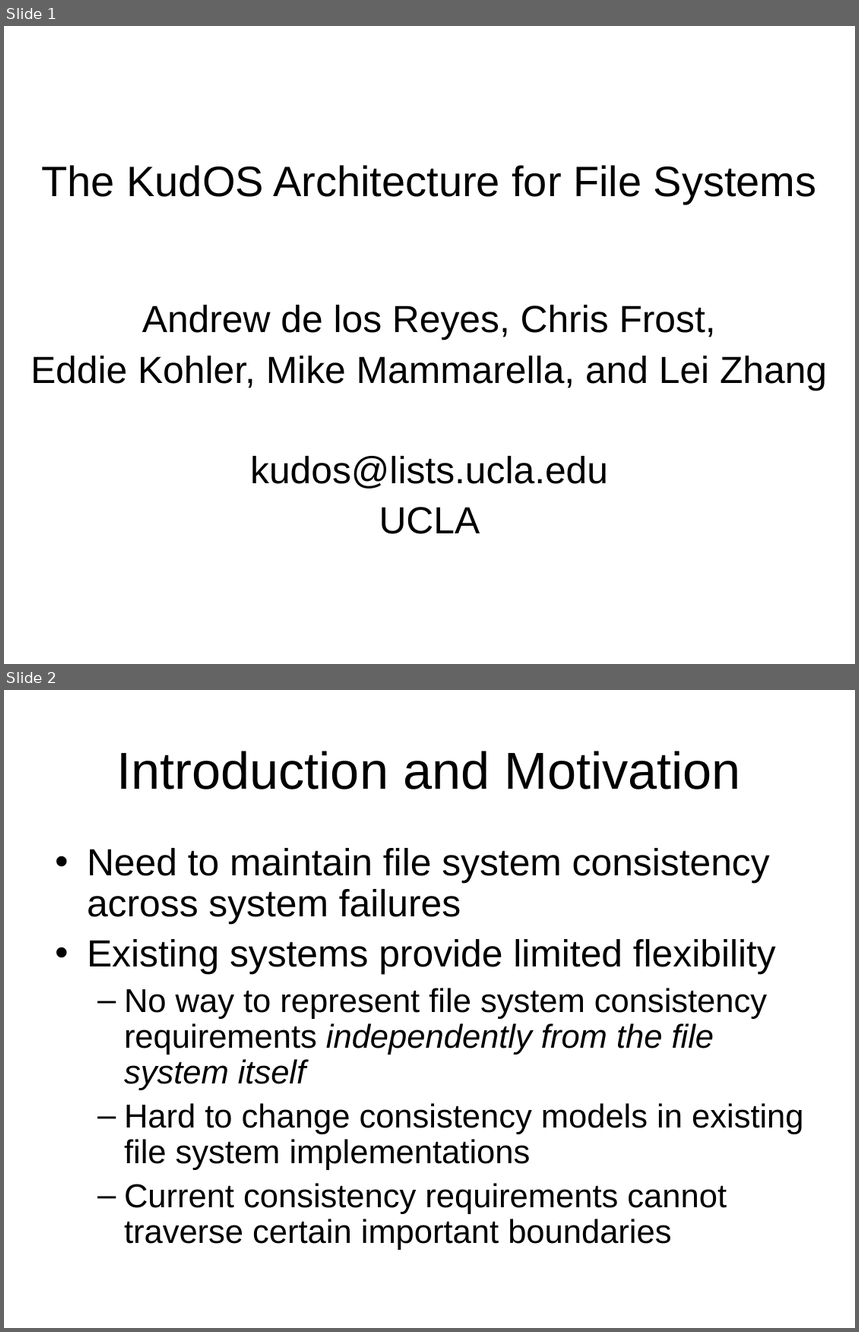
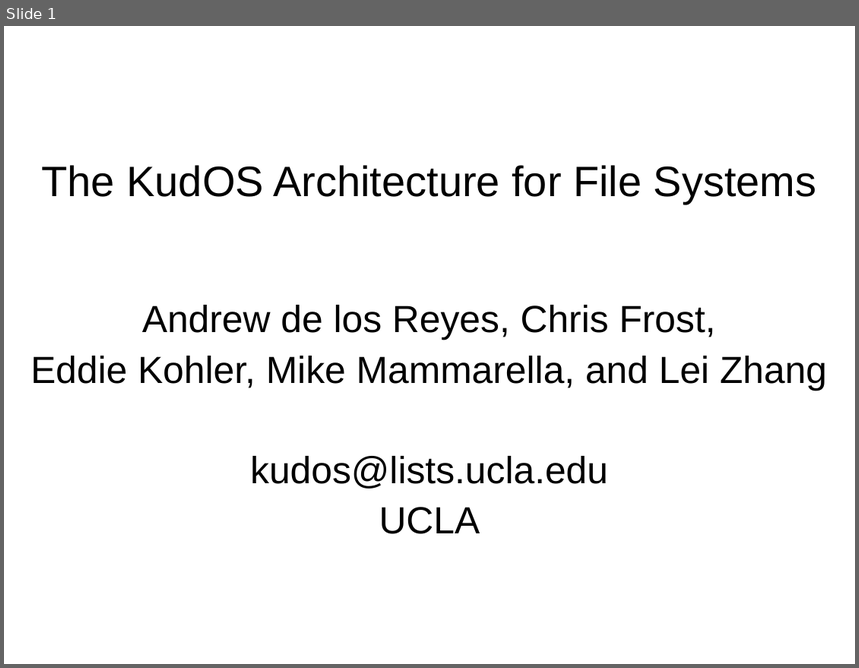
Before and after one commit to ucla-readable/fstitch-doc, a slide deck: sosp_wip/sosp_wip_kudos.ppt. Shown one above the other, each under a label of ours: slides 1 and 2 before the commit, slide 1 after it. The pictures are 859x1332 and 859x668 pixels, drawn with LibreOffice and Linux fonts; fonts in the diff are those of the drawing; background and template pictures are left out. Boxes give left, top, right and bottom in pixels: in the first picture for what was removed or moved away, otherwise in the second. Text is boxed around its words. In the diff, an @@ line names an element or a change of style, - is before the commit and + after.

```diff
--- a/sosp_wip/sosp_wip_kudos.ppt
+++ b/sosp_wip/sosp_wip_kudos.ppt
@@ slide 2 removed at (4,690,855,1328), background #FFFFFF @@
@@ title removed at (117,751,741,790) @@
-Introduction and Motivation
@@ text removed at (87,848,804,1250) @@
-• Need to maintain file system consistency across system failures
-• Existing systems provide limited flexibility
-  – No way to represent file system consistency requirements independently from the file system itself
-  – Hard to change consistency models in existing file system implementations
-  – Current consistency requirements cannot traverse certain important boundaries
```
Also in this commit, not shown: 3 slides changed, 6 slides added, 3 other slides removed.
